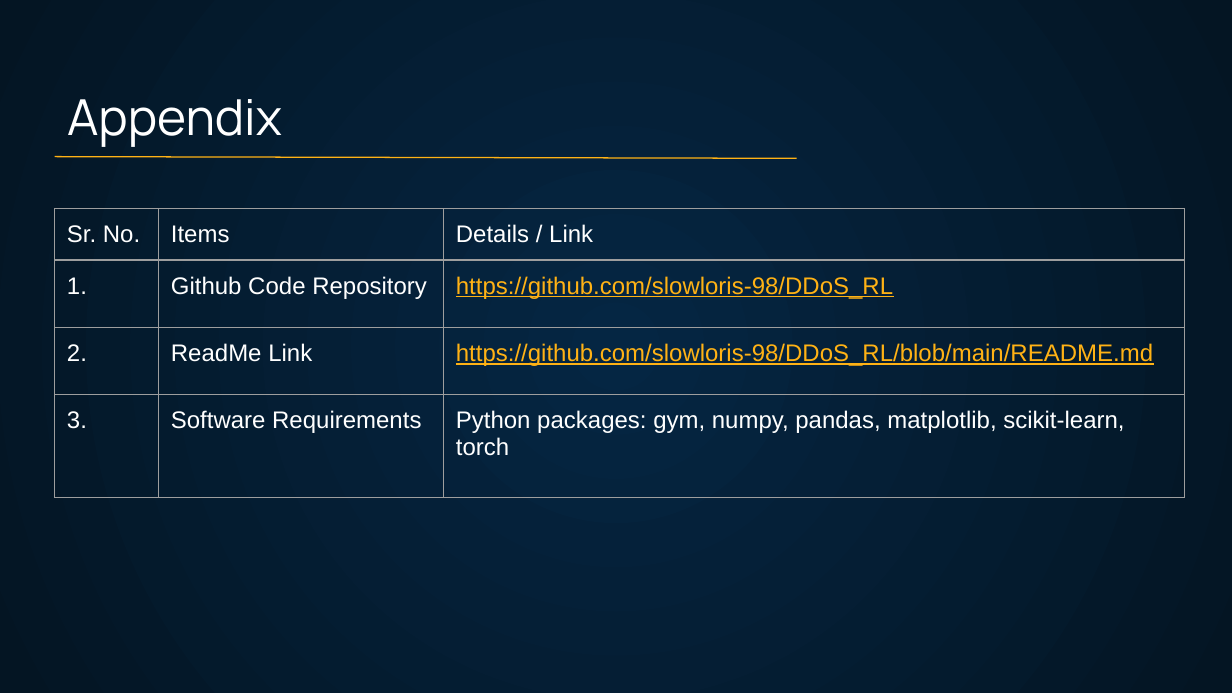
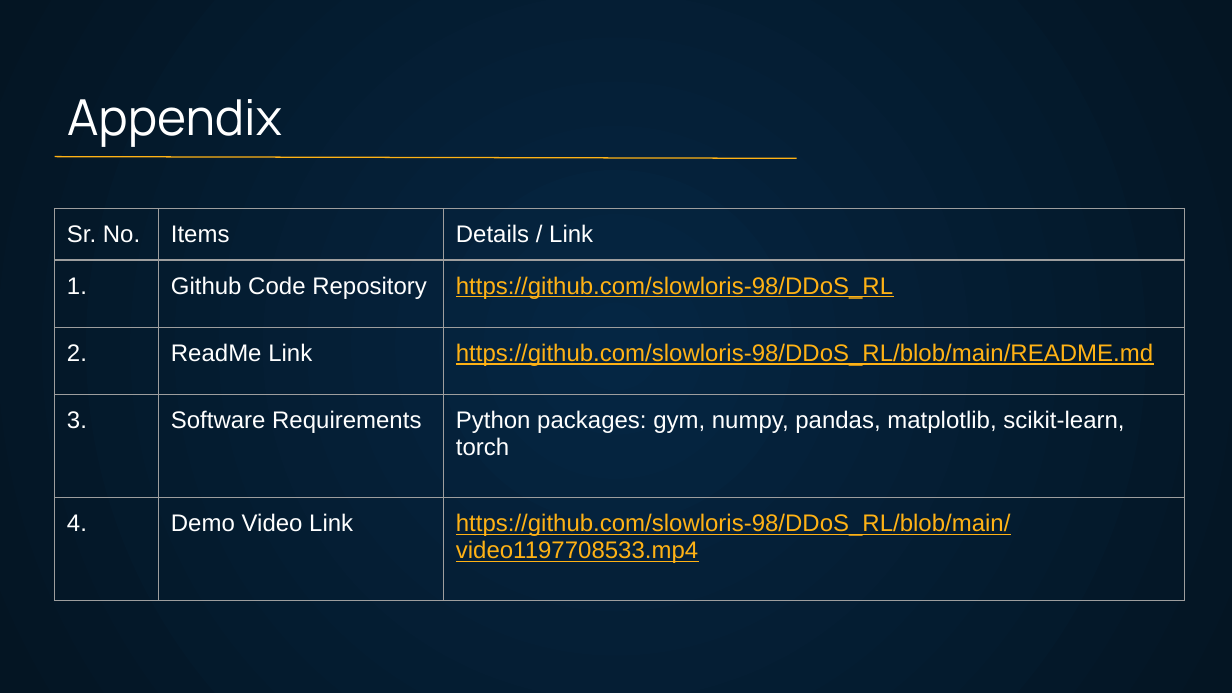
Before and after one commit to slowloris-98/DDoS_RL, a slide deck: slide 18 of CS258_Project_presentation.pptx. Drawn at 1232x693 pixels with LibreOffice and Linux fonts; fonts in the diff are those of the drawing. Boxes give left, top, right and bottom in pixels: in the first picture for what was removed or moved away, otherwise in the second. Text is boxed around its words. In the diff, an @@ line names an element or a change of style, - is before the commit and + after.

Commit message:
ppt update

```diff
--- a/CS258_Project_presentation.pptx
+++ b/CS258_Project_presentation.pptx
@@ table at box(54, 208, 1183, 612) @@
+row 5: 4. | Demo Video Link | https://github.com/slowloris-98/DDoS_RL/blob/main/video1197708533.mp4
```
